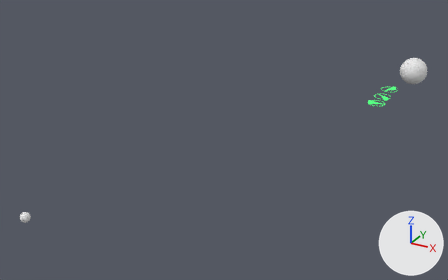
Two versions of the Blender file 月の満ち欠け.blend, one commit apart.
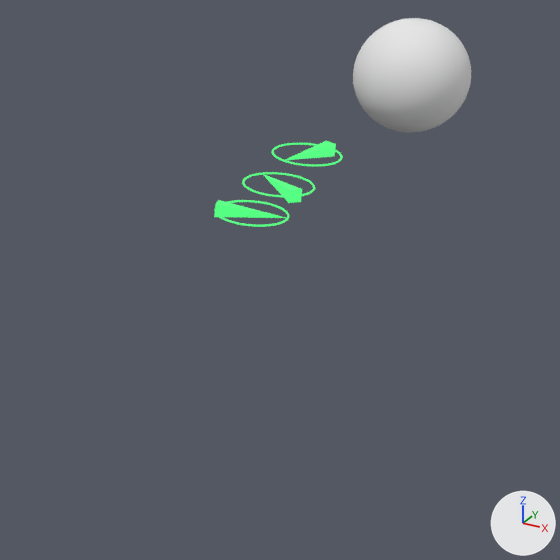
Each version is shown whole from a camera (50 mm lens) standing at (9.16, -46.21, 14.02) and looking at (-8.2, -14.65, -1.76), then close up on the part from 71% to 100% of the width and 19% to 66% of the height. The lights are fixed; the arrows at lower right show +X, +Y and +Z.

Objects in the first close-up: '地球', '地球自転軸ダイヤル', '太陽ダイヤル', '月ダイヤル'.
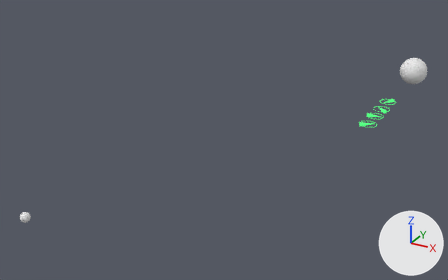
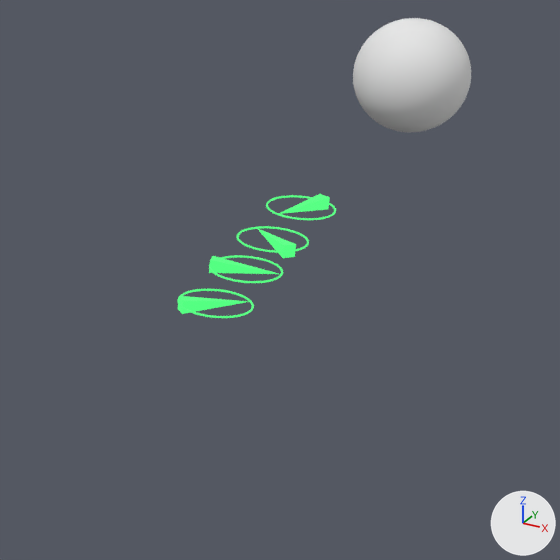
Pixel boxes [x1, y1, x2, y2] of what changed, in the close-ups (560 x 560 px):
```json
{"object": "太陽ダイヤル", "change": "moved", "before": [214, 200, 289, 227], "after": [209, 255, 283, 283]}
{"object": "月ダイヤル", "change": "moved", "before": [272, 141, 343, 166], "after": [266, 194, 336, 220]}
{"object": "地球自転軸ダイヤル", "change": "moved", "before": [242, 172, 315, 203], "after": [237, 226, 309, 258]}
{"object": "緯度ダイヤル", "change": "added", "after": [177, 289, 254, 318]}
```

Edits to the scene script, one JSON object a line:
```json
{"op": "set", "path": "ob_地球自転軸ダイヤル.location", "old": "(0.12, -9.11, 0.85)", "new": "(0.12, -9.11, 0.0)"}
{"op": "set", "path": "ob_太陽ダイヤル.location", "old": "(0.12, -10.47, 0.85)", "new": "(0.12, -10.47, 0.0)"}
{"op": "set", "path": "ob_月ダイヤル.location", "old": "(0.12, -7.57, 0.85)", "new": "(0.12, -7.57, 0.0)"}
{"op": "add", "block": "ob_緯度ダイヤル", "code": ["ob_緯度ダイヤル = bpy.data.objects.new('緯度ダイヤル', me_円錐_003.copy())  # the mesh of ob_月ダイヤル", "ob_緯度ダイヤル.location = (0.12, -11.94, 0.0)", "ob_緯度ダイヤル.rotation_euler = (0.0, 0.0, 0.621)  # degrees (0, 0, 36)"]}
```
